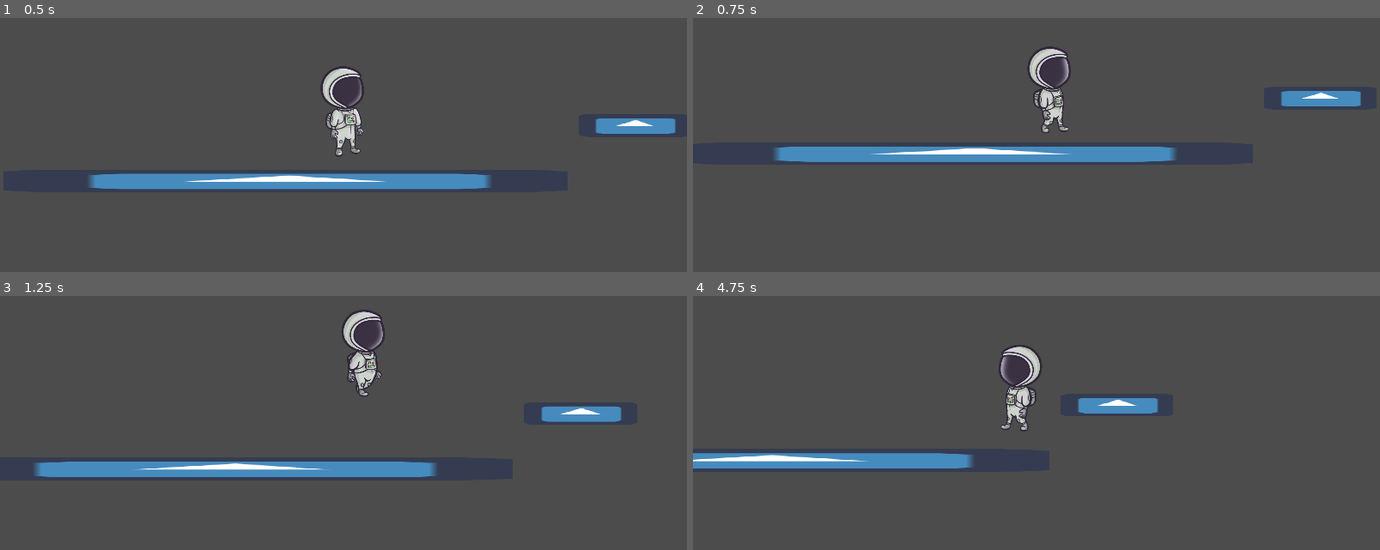
Above: before the commit, frames 1-4 (two rows, left to right).
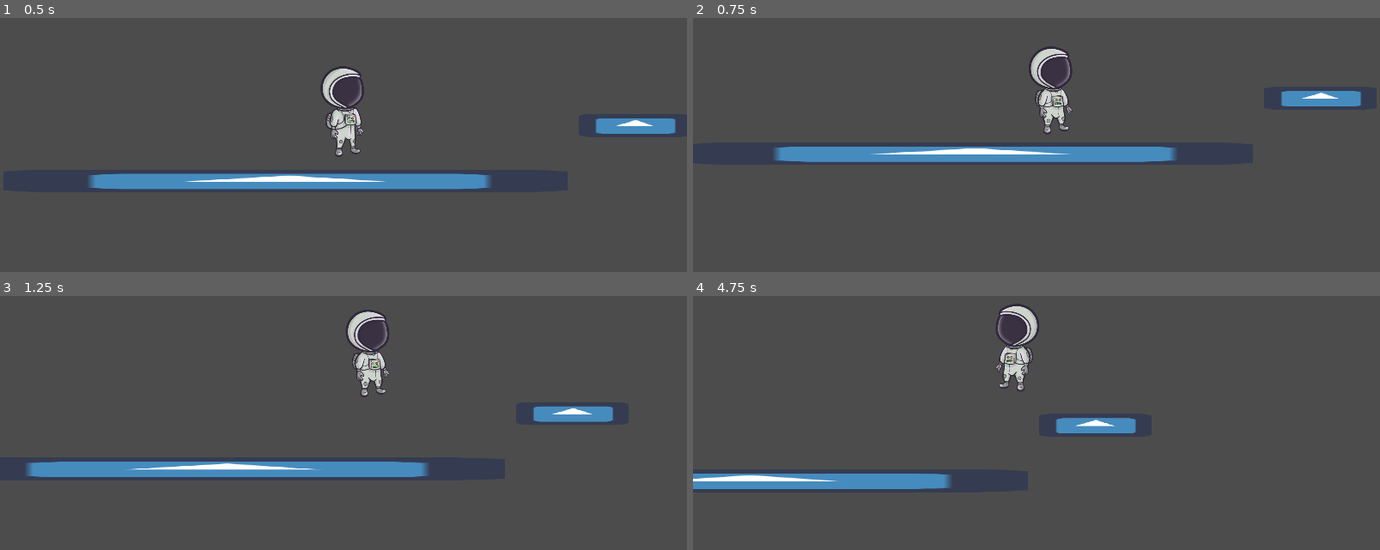
Above: after the commit, the same moments.

Repository: vetu11/ld45
Game: Godot game, scene res://GroundScene.tscn
Same seed, same stepped clock (60 frames per second), same inputs: the game is played once before the commit and once after it. After the commit the project has no main scene; this scene is started directly in both runs. The engine's default icon, where the game draws it, is replaced by a stand-in: a white triangle on a blue panel in a dark square.
Inputs:
- Up to frame 1 (0.5 s): no input
- Up to frame 2 (0.75 s): hold D (ground_right) from 0.53 s (still down); hold Space (ground_jump) from 0.53 s (still down)
- Up to frame 3 (1.25 s): keep holding D (ground_right); keep holding Space (ground_jump)
- Up to frame 4 (4.75 s): release Space (ground_jump) at 1.28 s; tap Space (ground_jump) at 1.35, 1.52, 1.82, 2.85, 3.02, 3.32, 4.35, 4.52 s; release D (ground_right) at 2.03 s; hold A (ground_left) 2.03-2.78 s; hold Space (ground_jump) 2.03-2.78 s; hold D (ground_right) 2.78-4.28 s; hold Space (ground_jump) 3.53-4.28 s; hold A (ground_left) from 4.28 s (still down)

Frame 1 is identical in both runs. In frame 2, 0.7% of the frame differs, in the area x 48-56%, y 11-46%; in frame 3, 1.7%; in frame 4, 8.1%, in the area x 0-68%, y 3-77%.

Commit message:
Linear momentum conservation implemented

Diff:
--- a/GroundScene.tscn
+++ b/GroundScene.tscn
@@ -6,7 +6,6 @@
 [node name="GroundScene" type="Node2D"]
 
 [node name="WorldLevel" type="Node2D" parent="."]
-editor/display_folded = true
 
 [node name="Platform2" parent="WorldLevel" instance=ExtResource( 1 )]
 position = Vector2( -30.9513, 184.893 )
--- a/Player/Player.gd
+++ b/Player/Player.gd
@@ -3,12 +3,14 @@
 enum Directions {UP, DOWN, LEFT, RIGHT}
 
 export(float) var velocity = 100
-export(Vector2) var minVelocity = Vector2(30, 30)
+export(float) var minVelocity = 30
 export(float) var minDeltaVelocity = 0.5
 export(bool) var activate_ground_controls = false
 export(float) var ground_velocity = 300
 export(float) var ground_jump = 600
 export(float) var ground_gravity = 900
+export(float) var airResistance = 0.55
+export(float) var linearMomentumConservation = 0.008
 
 var Vectors = [Vector2(0, -1), Vector2(0, 1), Vector2(-1, 0), Vector2(1, 0)]
 var last_velocity: Vector2
@@ -16,54 +18,56 @@
 func space_controls(delta):
 	var new_velocity := last_velocity
 	var input_vector := Vector2()
-	var animatedSprite = $AnimatedSprite
 
 	if Input.is_action_pressed("up"):
 		input_vector += Vectors[Directions.UP]
-
 	if Input.is_action_pressed("down"):
 		input_vector += Vectors[Directions.DOWN]
-
 	if Input.is_action_pressed("left"):
-		animatedSprite.flip_h = true
+		$AnimatedSprite.flip_h = true
 		input_vector += Vectors[Directions.LEFT]
-
 	if Input.is_action_pressed("right"):
-		animatedSprite.flip_h = false
+		$AnimatedSprite.flip_h = false
 		input_vector += Vectors[Directions.RIGHT]
 
+	# Calculating new velocity
 	new_velocity += input_vector.normalized() * velocity * delta
-	if (abs(new_velocity.x) < minVelocity.x) && (abs(last_velocity.x - new_velocity.x) < minDeltaVelocity):
+
+	# If the velocity tends to zero, just make it zero
+	if (abs(new_velocity.x) < minVelocity) && (abs(last_velocity.x - new_velocity.x) < minDeltaVelocity):
 		new_velocity.x = 0
-	if (abs(new_velocity.y) < minVelocity.y) && (abs(last_velocity.y - new_velocity.y) < minDeltaVelocity):
+	if (abs(new_velocity.y) < minVelocity) && (abs(last_velocity.y - new_velocity.y) < minDeltaVelocity):
 		new_velocity.y = 0
+
+	# Applying new velocity
 	last_velocity = move_and_slide(new_velocity)
 
-
 func ground_controls(delta):
-
 	var new_velocity := Vector2()
 	new_velocity.y = last_velocity.y + ground_gravity * delta
 
+	if !is_on_floor(): new_velocity.x = lerp(last_velocity.x, 0, linearMomentumConservation)
 	if Input.is_action_pressed("ground_right"):
 		new_velocity += Vectors[Directions.RIGHT] * ground_velocity
 		$AnimatedSprite.flip_h = false
-		$AnimatedSprite.animation = "walk"
+		if is_on_floor(): $AnimatedSprite.animation = "walk"
+		else: new_velocity.x *= airResistance
 	elif Input.is_action_pressed("ground_left"):
 		new_velocity += Vectors[Directions.LEFT] * ground_velocity
 		$AnimatedSprite.flip_h = true
-		$AnimatedSprite.animation = "walk"
+		if is_on_floor(): $AnimatedSprite.animation = "walk"
+		else: new_velocity.x *= airResistance
 	else:
 		$AnimatedSprite.animation = "idle"
 
 	if Input.is_action_pressed("ground_jump") and is_on_floor():
 		new_velocity.y = -ground_jump
+		$AnimatedSprite.animation = "idle"
 
 	last_velocity = move_and_slide(new_velocity, Vectors[Directions.UP])
 
 
 func _process(delta):
-
 	if activate_ground_controls:
 		ground_controls(delta)
 	else:
--- a/project.godot
+++ b/project.godot
@@ -16,7 +16,6 @@
 [application]
 
 config/name="Ludum Dare 45"
-run/main_scene="res://FirstScene.tscn"
 config/icon="res://Assets/icon.png"
 
 [autoload]
@@ -28,6 +27,7 @@
 
 window/size/width=1920
 window/size/height=1080
+window/size/fullscreen=true
 window/size/test_width=1024
 window/size/test_height=600
 window/stretch/mode="2d"
